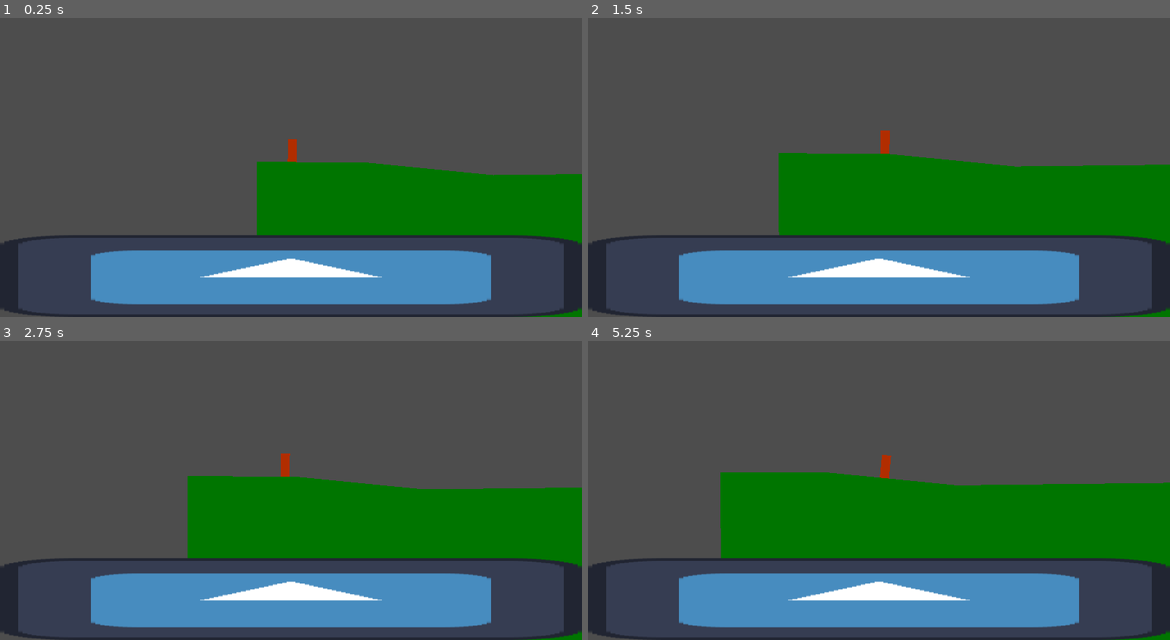
Above: before the commit, frames 1-4 (two rows, left to right).
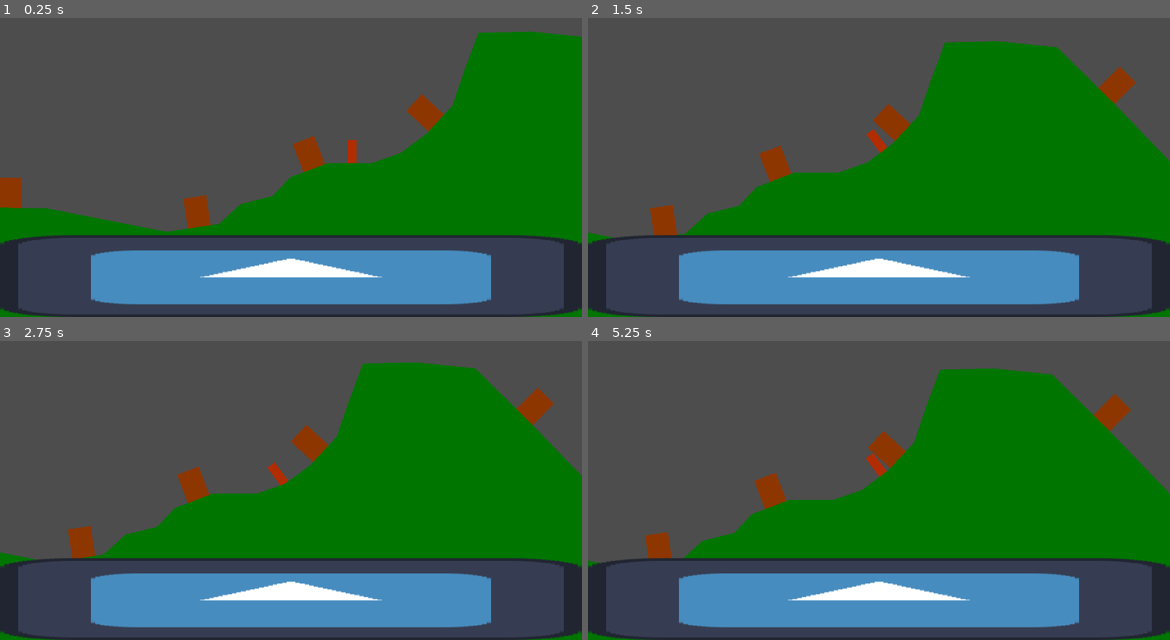
Above: after the commit, the same moments.

Repository: EnderFlame7/Ant-Hill
Game: Godot game, scene res://Scenes/main.tscn
Same seed, same stepped clock (60 frames per second), same inputs: the game is played once before the commit and once after it. The engine's default icon, where the game draws it, is replaced by a stand-in: a white triangle on a blue panel in a dark square.
Inputs (mouse positions are in pixels of both pictures, inside the frame that each line leads up to):
- Up to frame 1 (0.25 s): no input
- Up to frame 2 (1.5 s): tap Enter (ui_accept) at 0.5, 0.77 s; move the mouse to (1007, 137) at 0.52 s; press the mouse at (1007, 137) at 0.53 s; hold D (right) from 0.53 s (still down); move the mouse to (762, 170) at 1.27 s; release the mouse at (762, 170) at 1.28 s; click (762, 170) at 1.35 s
- Up to frame 3 (2.75 s): tap Enter (ui_accept) at 1.52 s; move the mouse to (349, 403) at 2.02 s; release D (right) at 2.03 s; press the mouse at (349, 403) at 2.03 s; hold A (left) from 2.03 s (still down)
- Up to frame 4 (5.25 s): move the mouse to (849, 541) at 2.77 s; release A (left) at 2.78 s; release the mouse at (849, 541) at 2.78 s; hold D (right) 2.78-4.28 s; click (849, 541) at 2.85 s; tap Enter (ui_accept) at 3.02, 3.77, 4.52 s; move the mouse to (1053, 526) at 3.52 s; press the mouse at (1053, 526) at 3.53 s; move the mouse to (704, 427) at 4.27 s; release the mouse at (704, 427) at 4.28 s; hold A (left) 4.28-5.03 s; click (704, 427) at 4.35 s; move the mouse to (908, 475) at 5.02 s; press the mouse at (908, 475) at 5.03 s; hold D (right) from 5.03 s (still down)

The runs differ from the first frame. In frame 1, 16% of the frame differs, in the area x 0-100%, y 4-100%; in frame 2, 18%; in frame 3, 18%, in the area x 0-100%, y 7-100%; in frame 4, 17%.

Commit message:
Added a function that spawns resource deposits in random locations.

Diff:
--- /dev/null
+++ b/Scenes/large_resource.tscn
@@ -0,0 +1,3 @@
+[gd_scene format=3 uid="uid://bs7g3dg7t3h7h"]
+
+[node name="LargeResource" type="Node2D"]
--- a/Scenes/main.tscn
+++ b/Scenes/main.tscn
@@ -1,14 +1,16 @@
-[gd_scene load_steps=5 format=3 uid="uid://iakdcdkl0k3"]
+[gd_scene load_steps=6 format=3 uid="uid://iakdcdkl0k3"]
 
+[ext_resource type="Script" path="res://Scripts/main.gd" id="1_oyxy4"]
 [ext_resource type="PackedScene" uid="uid://cdrb1v55l3wsg" path="res://Scenes/ant.tscn" id="2_xk116"]
 [ext_resource type="PackedScene" uid="uid://bnlg1s8o4dcly" path="res://Scenes/hill.tscn" id="3_xh6ek"]
 [ext_resource type="PackedScene" uid="uid://vfngiajb1s1p" path="res://Scenes/ui.tscn" id="4_6s2p3"]
 [ext_resource type="PackedScene" uid="uid://dfs07wpgiriee" path="res://Scenes/camera.tscn" id="4_k7aoj"]
 
 [node name="Main" type="Node2D"]
+script = ExtResource("1_oyxy4")
 
 [node name="Ant" parent="." instance=ExtResource("2_xk116")]
-position = Vector2(117, 736)
+position = Vector2(5704, 774)
 
 [node name="Hill" parent="." instance=ExtResource("3_xh6ek")]
 position = Vector2(5041, 1080)
@@ -21,3 +23,10 @@
 [node name="UIContainer" type="CanvasLayer" parent="Camera"]
 
 [node name="UI" parent="Camera/UIContainer" instance=ExtResource("4_6s2p3")]
+
+[node name="ResourceDeposits" type="Node2D" parent="."]
+unique_name_in_owner = true
+
+[node name="DepositRayCast" type="RayCast2D" parent="."]
+unique_name_in_owner = true
+target_position = Vector2(0, 2160)
--- /dev/null
+++ b/Scenes/resource.tscn
@@ -0,0 +1,3 @@
+[gd_scene format=3 uid="uid://balepqitsuuf0"]
+
+[node name="Resource" type="Node2D"]
--- /dev/null
+++ b/Scenes/resource_deposit.tscn
@@ -0,0 +1,27 @@
+[gd_scene load_steps=3 format=3 uid="uid://dl8ygw4o2hgxk"]
+
+[ext_resource type="Script" path="res://Scripts/resource_deposit.gd" id="1_bw81e"]
+
+[sub_resource type="RectangleShape2D" id="RectangleShape2D_hc0er"]
+size = Vector2(76, 100)
+
+[node name="ResourceDeposit" type="Node2D"]
+z_index = -1
+script = ExtResource("1_bw81e")
+
+[node name="Hurtbox" type="Area2D" parent="."]
+position = Vector2(0, -50)
+
+[node name="HurtboxShape" type="CollisionShape2D" parent="Hurtbox"]
+shape = SubResource("RectangleShape2D_hc0er")
+
+[node name="Polygon2D" type="Polygon2D" parent="."]
+position = Vector2(0, -49.0196)
+scale = Vector2(1, 0.980392)
+color = Color(0.556863, 0.211765, 0, 1)
+polygon = PackedVector2Array(-38, -52, 38, -52, 38, 50, -38, 50)
+
+[node name="GroundRayCast" type="RayCast2D" parent="."]
+unique_name_in_owner = true
+target_position = Vector2(0, 500)
+hit_from_inside = true
--- a/Scripts/camera_controller.gd
+++ b/Scripts/camera_controller.gd
@@ -9,7 +9,6 @@
 
 # Called every frame. 'delta' is the elapsed time since the previous frame.
 func _process(delta: float) -> void:
-	print(global_position)
 	if cutscene_active:
 		pass
 	elif Global.mini_map.in_use:
--- a/Scripts/global.gd
+++ b/Scripts/global.gd
@@ -6,6 +6,7 @@
 const MAP_HEIGHT = SCREEN_HEIGHT * 2
 const MAP_WIDTH = SCREEN_WIDTH * 7
 
+var main : Main
 var camera : Camera
 var player : Ant
 var mini_map : MiniMap
--- /dev/null
+++ b/Scripts/main.gd
@@ -0,0 +1,26 @@
+class_name Main extends Node2D
+
+@onready var all_resource_deposits : Node2D = %ResourceDeposits
+@onready var deposit_raycast : RayCast2D = %DepositRayCast
+
+# Called when the node enters the scene tree for the first time.
+func _ready() -> void:
+	Global.main = self
+	spawn_resource_deposits()
+
+
+# Called every frame. 'delta' is the elapsed time since the previous frame.
+func _process(delta: float) -> void:
+	pass
+
+
+func spawn_resource_deposits() -> void:
+	deposit_raycast.global_position = Vector2(0, 0)
+	while deposit_raycast.global_position.x < Global.MAP_WIDTH:
+		deposit_raycast.global_position.x += randi_range(350, 700)
+		deposit_raycast.force_raycast_update()
+		if deposit_raycast.is_colliding():
+			var resource_deposit : ResourceDeposit = preload("res://Scenes/resource_deposit.tscn").instantiate()
+			resource_deposit.global_position = deposit_raycast.get_collision_point()
+			resource_deposit.global_position.y -= 50
+			all_resource_deposits.add_child(resource_deposit)
--- /dev/null
+++ b/Scripts/resource_deposit.gd
@@ -0,0 +1,29 @@
+class_name ResourceDeposit extends Node2D
+
+@onready var ground_ray_cast : RayCast2D = %GroundRayCast
+
+var snapped_to_floor : bool = false
+
+# Called when the node enters the scene tree for the first time.
+func _ready() -> void:
+	snap_to_floor()
+	print("IM HERE ", global_position)
+
+
+# Called every frame. 'delta' is the elapsed time since the previous frame.
+func _process(delta: float) -> void:
+	if not snapped_to_floor:
+		snap_to_floor()
+
+
+func snap_to_floor() -> void:
+	if ground_ray_cast.get_collision_normal() and ground_ray_cast.is_colliding():
+		var floor_angle : float = atan(ground_ray_cast.get_collision_normal().y / ground_ray_cast.get_collision_normal().x) + deg_to_rad(90)
+		if rad_to_deg(floor_angle) >= 90:
+			global_rotation = -(deg_to_rad(180) - floor_angle)
+		else:
+			global_rotation = floor_angle
+		global_position = ground_ray_cast.get_collision_point()
+		snapped_to_floor = true
+	else:
+		global_rotation = 0
